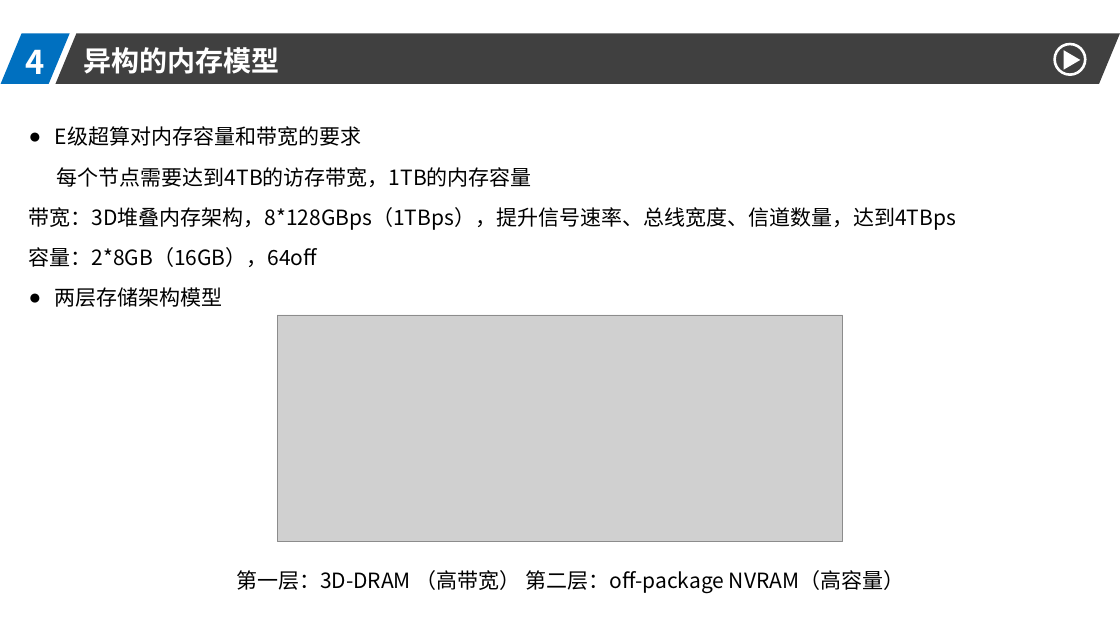
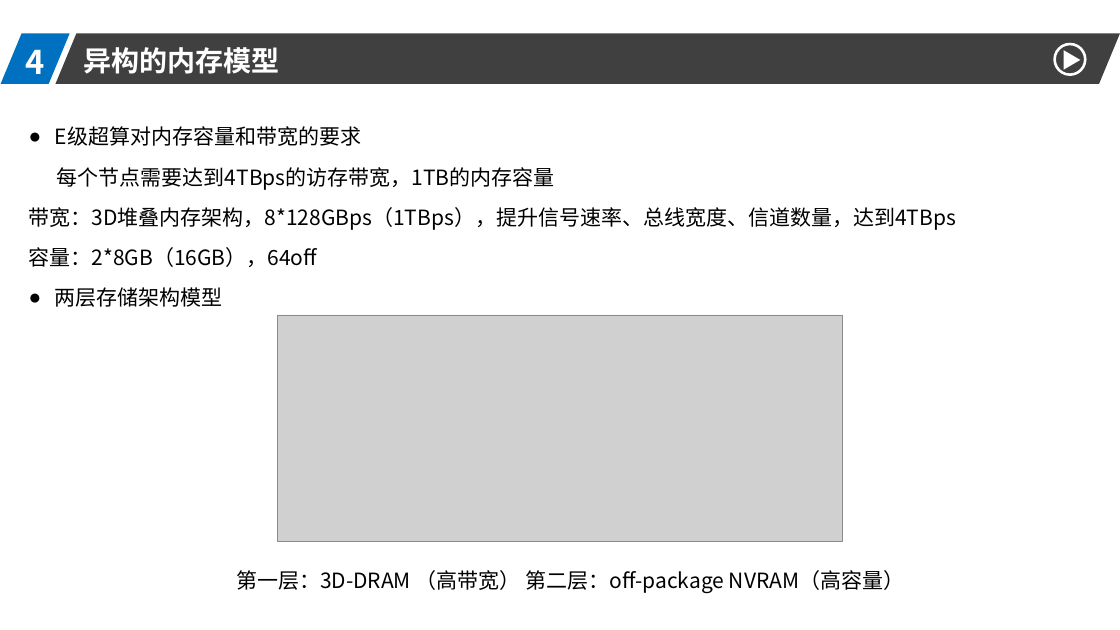
Before and after one commit to DO-MINATOR/buaa, a slide deck: slide 14 of 高性能计算机/高性能.pptx. Drawn at 1120x630 pixels with LibreOffice and Linux fonts; fonts in the diff are those of the drawing; grey boxes stand for pictures. Boxes give left, top, right and bottom in pixels: in the first picture for what was removed or moved away, otherwise in the second. Text is boxed around its words. In the diff, an @@ line names an element or a change of style, - is before the commit and + after.

```diff
--- a/高性能计算机/高性能.pptx
+++ b/高性能计算机/高性能.pptx
@@ text at [57,167,555,190]: text changed @@
-每个节点需要达到4TB的访存带宽，1TB的内存容量
+每个节点需要达到4TBps的访存带宽，1TB的内存容量
```
Also in this commit, not shown: 8 other slides changed.
